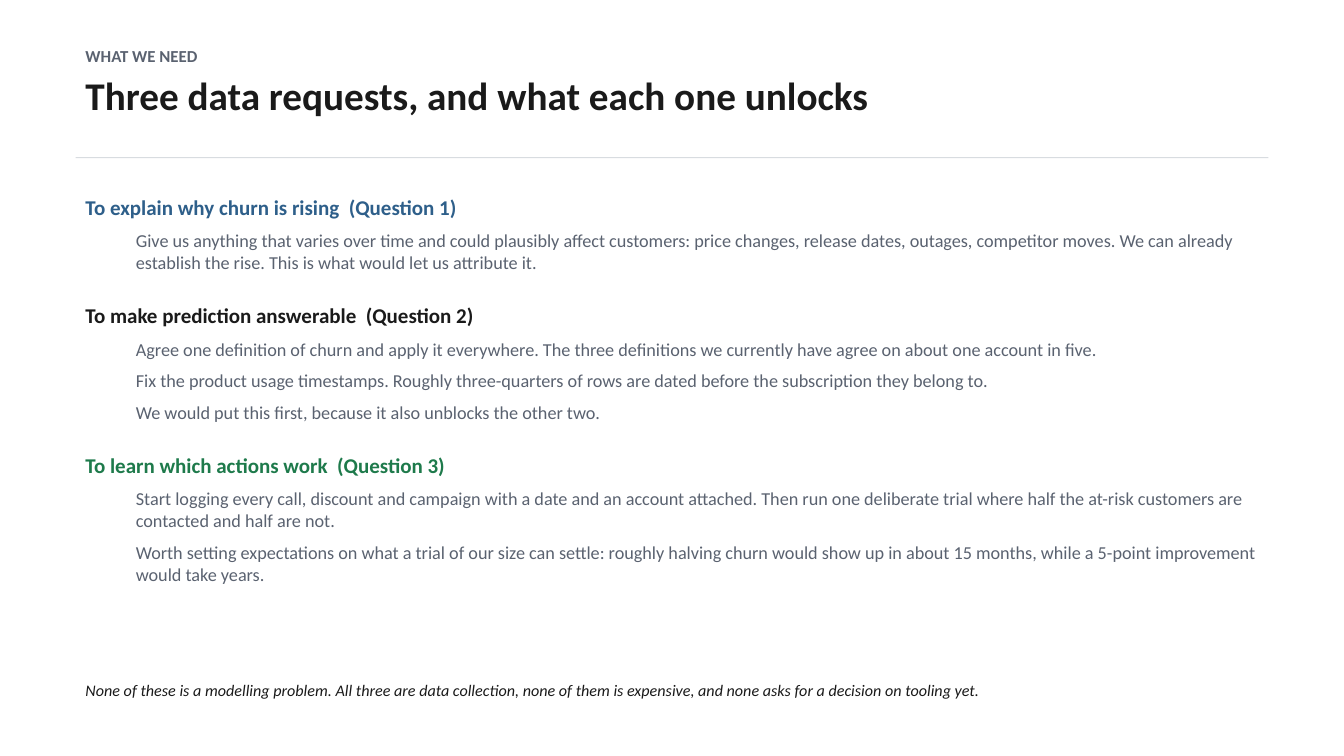
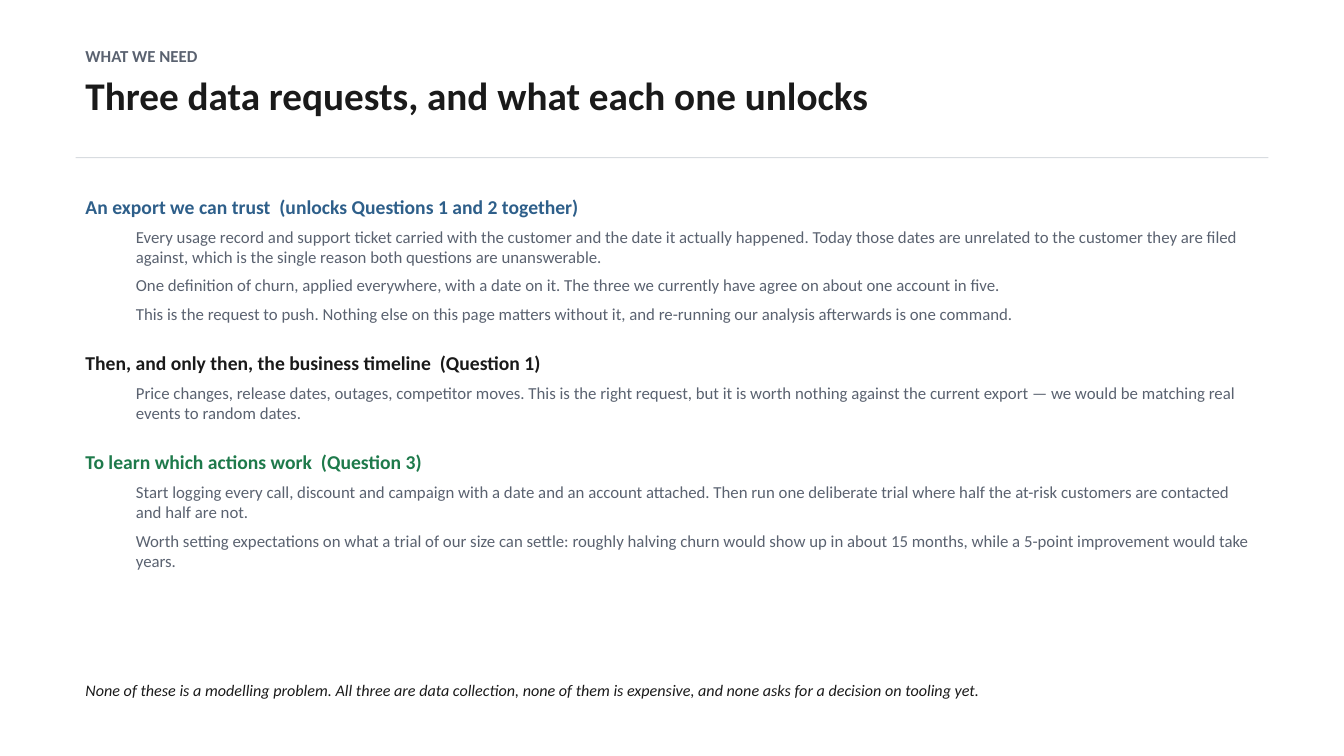
Before and after one commit to dmitriyratu/avepoint-churn-case-study, a slide deck: slide 6 of outputs/AvePoint_Executive_Summary.pptx. Drawn at 1344x756 pixels with LibreOffice and Linux fonts; fonts in the diff are those of the drawing. Boxes give left, top, right and bottom in pixels: in the first picture for what was removed or moved away, otherwise in the second. Text is boxed around its words. In the diff, an @@ line names an element or a change of style, - is before the commit and + after.

Commit message:
Update documentation and analysis regarding churn predictions and data integrity
- Revised `README.md` to clarify that the dataset cannot determine why customers leave, emphasizing that the observed churn patterns are artifacts of data generation rather than genuine trends.
- Enhanced `ASSUMPTIONS.md` to detail the implications of right-truncation on churn date analysis, reinforcing the need for accurate data interpretation.
- Updated `PRODUCT_QUESTIONS.md` to reflect the findings from notebooks 11-16, highlighting the limitations of the dataset in predicting churn and the withdrawal of previous recommendations based on flawed assumptions.
- Introduced `16_generator_audit.py` to audit the one positive finding, demonstrating that the churn hazard observed is a result of random date generation rather than a true business change.

These changes aim to improve the understanding of the dataset's limitations and ensure accurate communication of findings related to customer churn.

```diff
--- a/outputs/AvePoint_Executive_Summary.pptx
+++ b/outputs/AvePoint_Executive_Summary.pptx
@@ text at <box>85,199,1237,419</box>: text changed; size 13 to 12 pt @@
-To explain why churn is rising (Question 1)
-  Give us anything that varies over time and could plausibly affect customers: price changes, release dates, outages, competitor moves. We can already establish the rise. This is what would let us attribute it.
-To make prediction answerable (Question 2)
-  Agree one definition of churn and apply it everywhere. The three definitions we currently have agree on about one account in five.
-  Fix the product usage timestamps. Roughly three-quarters of rows are dated before the subscription they belong to.
-  We would put this first, because it also unblocks the other two.
+An export we can trust (unlocks Questions 1 and 2 together)
+  Every usage record and support ticket carried with the customer and the date it actually happened. Today those dates are unrelated to the customer they are filed against, which is the single reason both questions are unanswerable.
+  One definition of churn, applied everywhere, with a date on it. The three we currently have agree on about one account in five.
+  This is the request to push. Nothing else on this page matters without it, and re-running our analysis afterwards is one command.
+Then, and only then, the business timeline (Question 1)
+  Price changes, release dates, outages, competitor moves. This is the right request, but it is worth nothing against the current export — we would be matching real events to random dates.
@@ text at <box>85,454,1248,570</box>: size 15 to 14 pt in "To learn which actions work (Question 3)"; size 13 to 12 pt in "Start logging every call, discount and campaign ...", "Worth setting expectations on what a trial ..."; less space between paragraphs @@
```
Also in this commit, not shown: 4 other slides changed, 27 other files.
